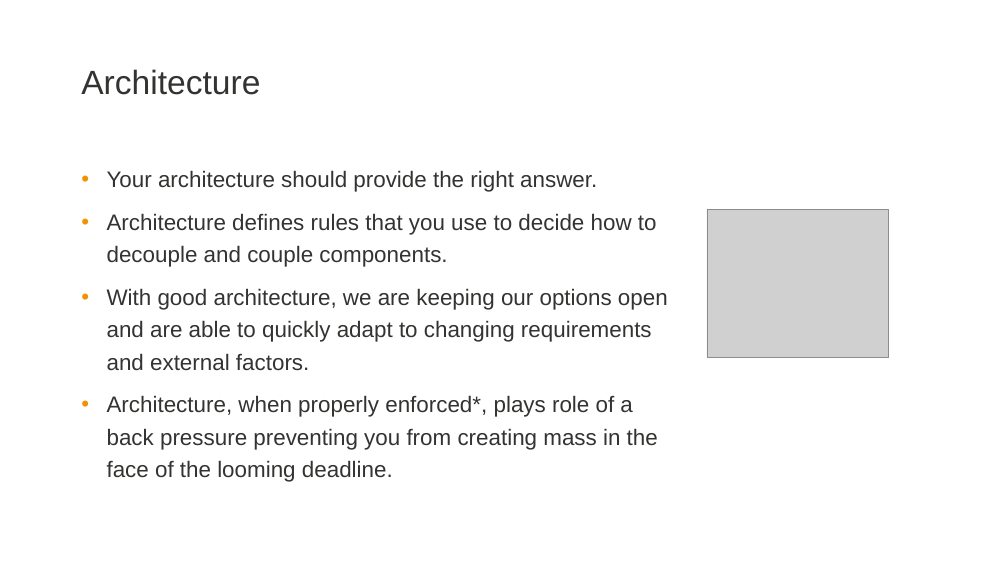
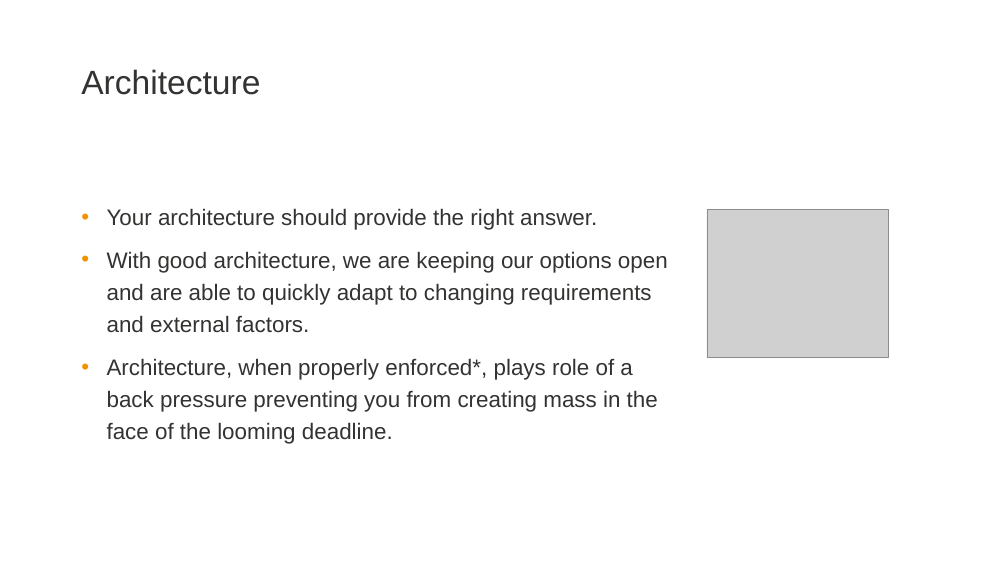
Before and after one commit to zatsepinvl/where-to-put-the-service, a slide deck: slide 7 of Where to put the service.pptm (slide 6 before the commit). Drawn at 1008x567 pixels with LibreOffice and Linux fonts; fonts in the diff are those of the drawing; grey boxes stand for pictures; background and template pictures are left out. Boxes give left, top, right and bottom in pixels: in the first picture for what was removed or moved away, otherwise in the second. Text is boxed around its words. In the diff, an @@ line names an element or a change of style, - is before the commit and + after.

```diff
--- a/Where to put the service.pptm
+++ b/Where to put the service.pptm
@@ text at box(107, 213, 657, 267): paragraph removed @@
-• Architecture defines rules that you use to decide how to decouple and couple components.
```
Also in this commit, not shown: 15 other slides changed, 8 slides added, 3 slides removed, 47 other files.
